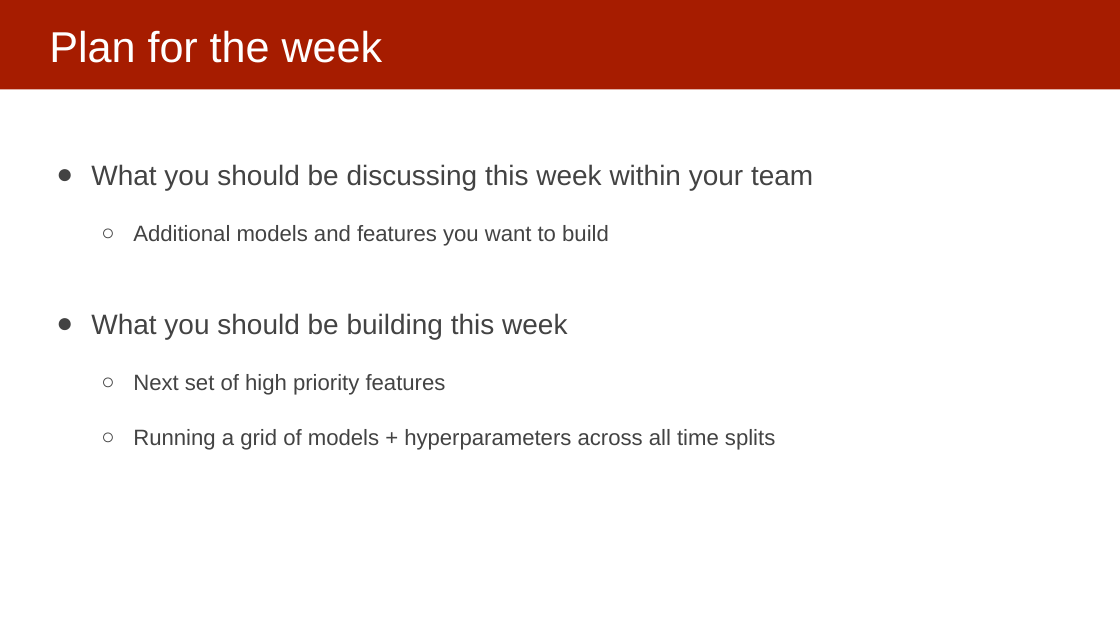
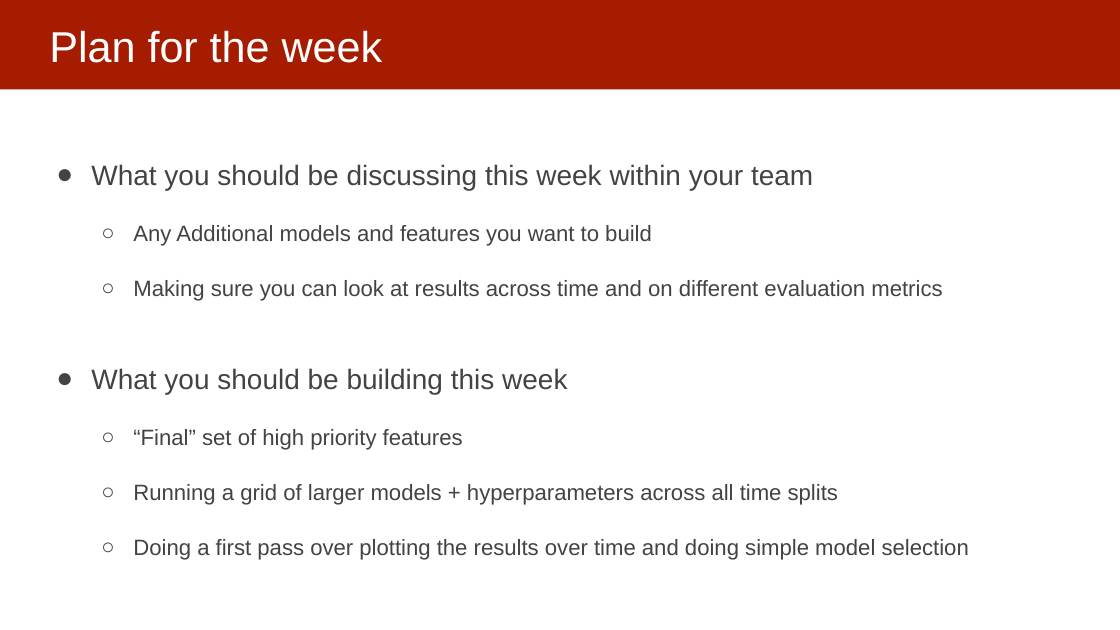
Before and after one commit to dssg/mlforpublicpolicylab, a slide deck: slide 5 of Lectures/16-interpretability-part-1.pptx (slide 3 before the commit). Drawn at 1120x630 pixels with LibreOffice and Linux fonts; fonts in the diff are those of the drawing. Boxes give left, top, right and bottom in pixels: in the first picture for what was removed or moved away, otherwise in the second. Text is boxed around its words. In the diff, an @@ line names an element or a change of style, - is before the commit and + after.

```diff
--- a/Lectures/16-interpretability-part-1.pptx
+++ b/Lectures/16-interpretability-part-1.pptx
@@ text at box(133, 225, 942, 301): text changed @@
-  ○ Additional models and features you want to build
+  ○ Any Additional models and features you want to build
+  ○ Making sure you can look at results across time and on different evaluation metrics
@@ text at box(133, 429, 969, 560): text changed @@
-  ○ Next set of high priority features
-  ○ Running a grid of models + hyperparameters across all time splits
+  ○ “Final” set of high priority features
+  ○ Running a grid of larger models + hyperparameters across all time splits
+  ○ Doing a first pass over plotting the results over time and doing simple model selection
```
Also in this commit, not shown: 3 other slides changed, 1 slide added, 1 other file.
